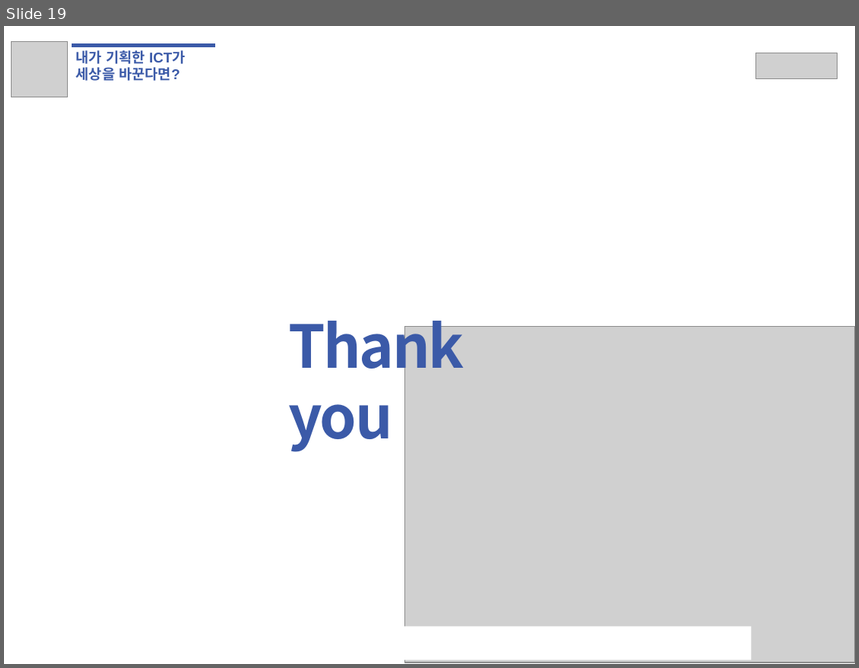
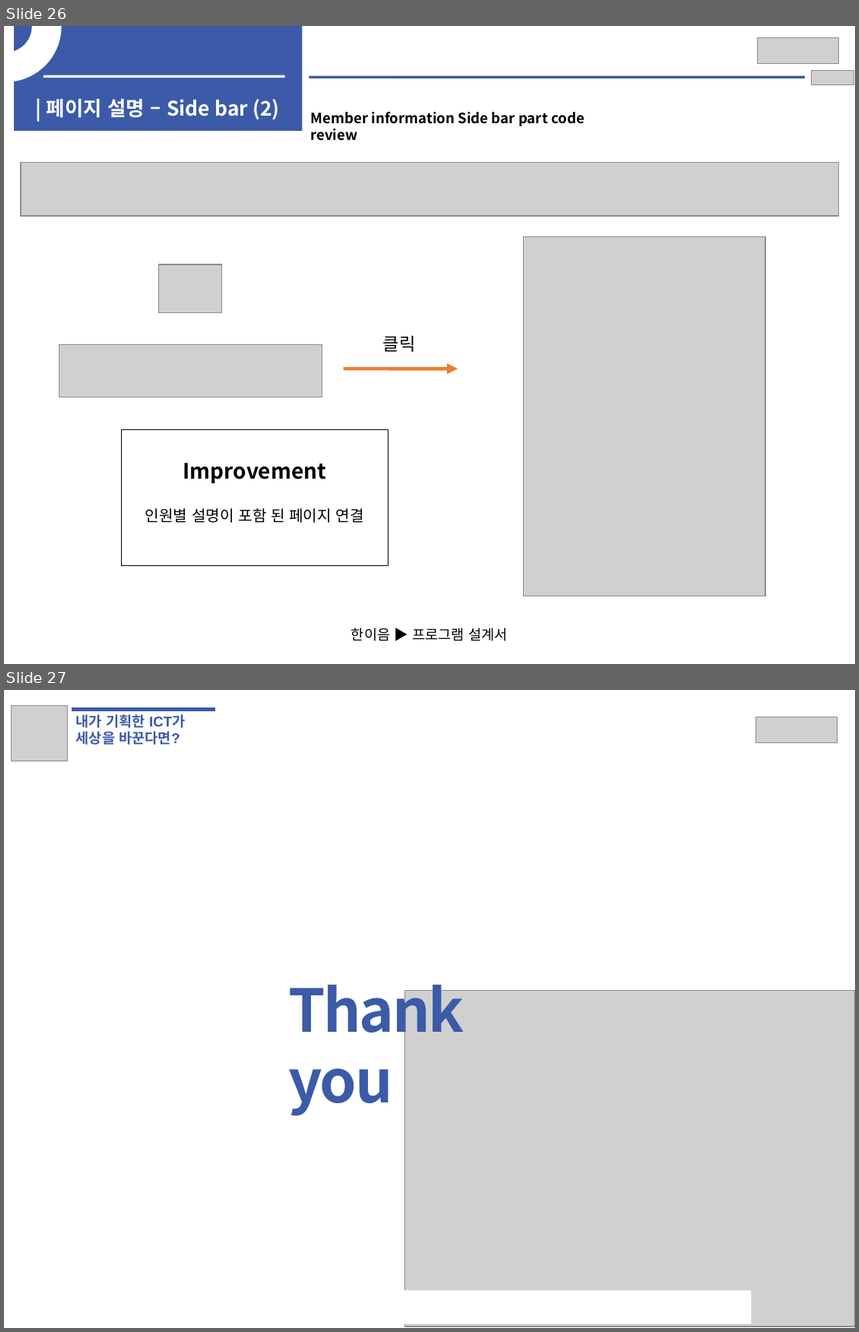
Before and after one commit to EOTAEGYU/Hanium_hy-cloud, a slide deck: 공모전 보고서/SW개발_HW제작설계서_응용소프트웨어(Hy-cloud).pptx. Shown one above the other, each under a label of ours: slide 19 before the commit, slides 26 and 27 after it. The pictures are 859x668 and 859x1332 pixels, drawn with LibreOffice and Linux fonts; fonts in the diff are those of the drawing; grey boxes stand for pictures. Boxes give left, top, right and bottom in pixels: in the first picture for what was removed or moved away, otherwise in the second. Text is boxed around its words. In the diff, an @@ line names an element or a change of style, - is before the commit and + after.

```diff
--- a/공모전 보고서/SW개발_HW제작설계서_응용소프트웨어(Hy-cloud).pptx
+++ b/공모전 보고서/SW개발_HW제작설계서_응용소프트웨어(Hy-cloud).pptx
@@ slide 26 added at (4,26,855,664), background #FFFFFF @@
@@ arch (boxed as its full ring) added at (4,26,60,81), fill #FFFFFF, outline #FFFFFF 2 pt @@
@@ rectangle added at (14,26,303,131), fill #3B5AA8 @@
@@ picture added at (757,38,838,64) @@
@@ picture added at (812,70,854,85) @@
@@ line added from (44, 76) to (285, 76), #F2F2F2 2.25 pt @@
@@ line added from (309, 77) to (805, 77), #3B5AA8 2.25 pt @@
@@ text added at (47,99,280,119), 17 pt, text #FFFFFF, bold @@
+| 페이지 설명 – Side bar (2)
@@ text added at (311,112,585,141), 12 pt, text #000000, bold @@
+Member information Side bar part code review
@@ picture added at (21,162,839,216) @@
@@ picture added at (523,237,765,596) @@
@@ picture added at (159,265,222,313) @@
@@ text added at (383,335,416,352), 15 pt, text #000000 @@
+클릭
@@ picture added at (59,345,322,398) @@
@@ arrow added from (344, 369) to (458, 369), #ED7D31 3 pt dashed @@
@@ rectangle added at (122,430,389,566), outline #000000 0 pt @@
@@ text added at (183,463,327,484), 18 pt, text #000000, bold @@
+Improvement
@@ text added at (145,509,364,523), 13 pt, text #000000 @@
+인원별 설명이 포함 된 페이지 연결
@@ text added at (351,628,507,642), 12 pt, text #000000 @@
+한이음 ▶ 프로그램 설계서
@@ what was slide 19 is now slide 27 @@
```
Also in this commit, not shown: 7 other slides added.
